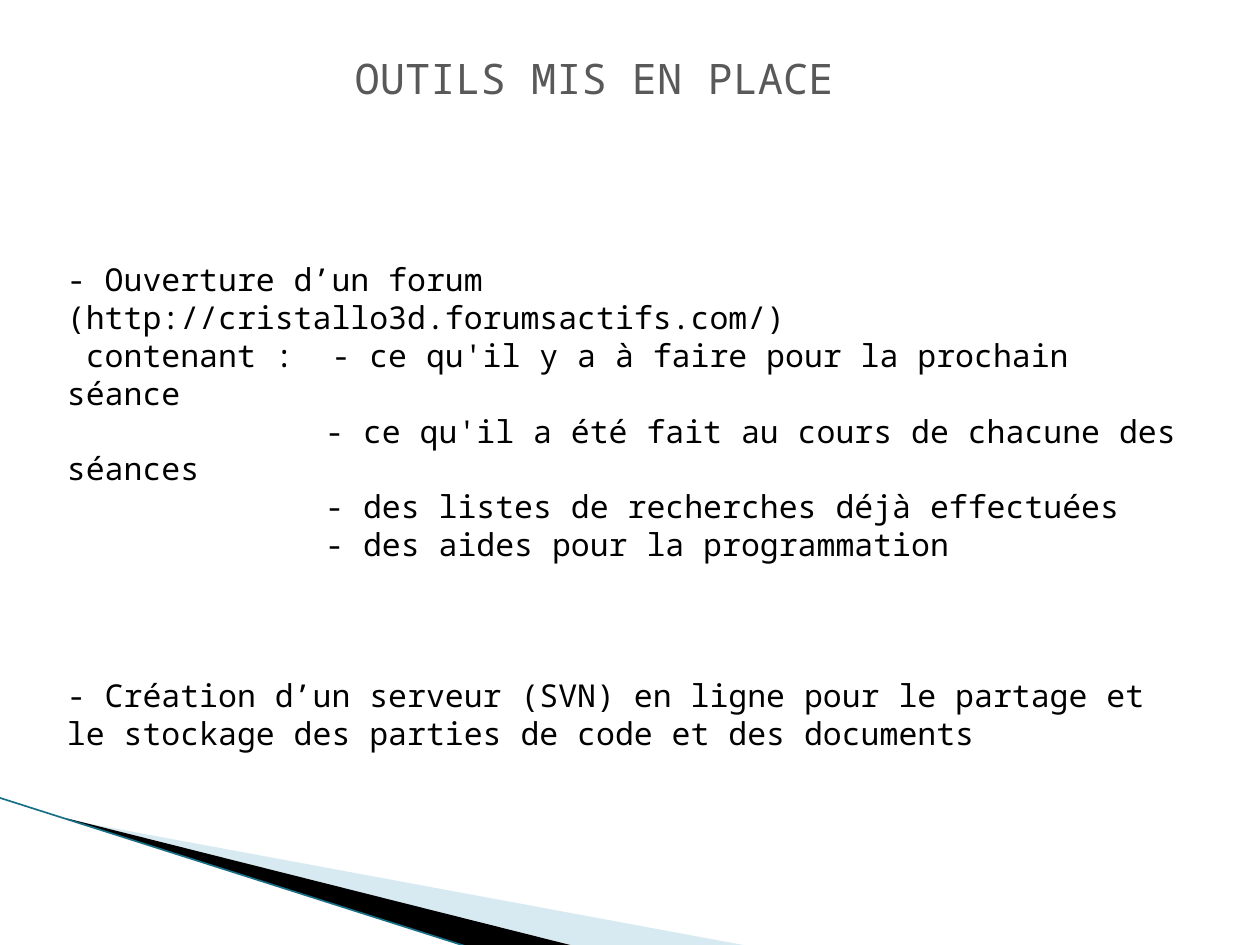
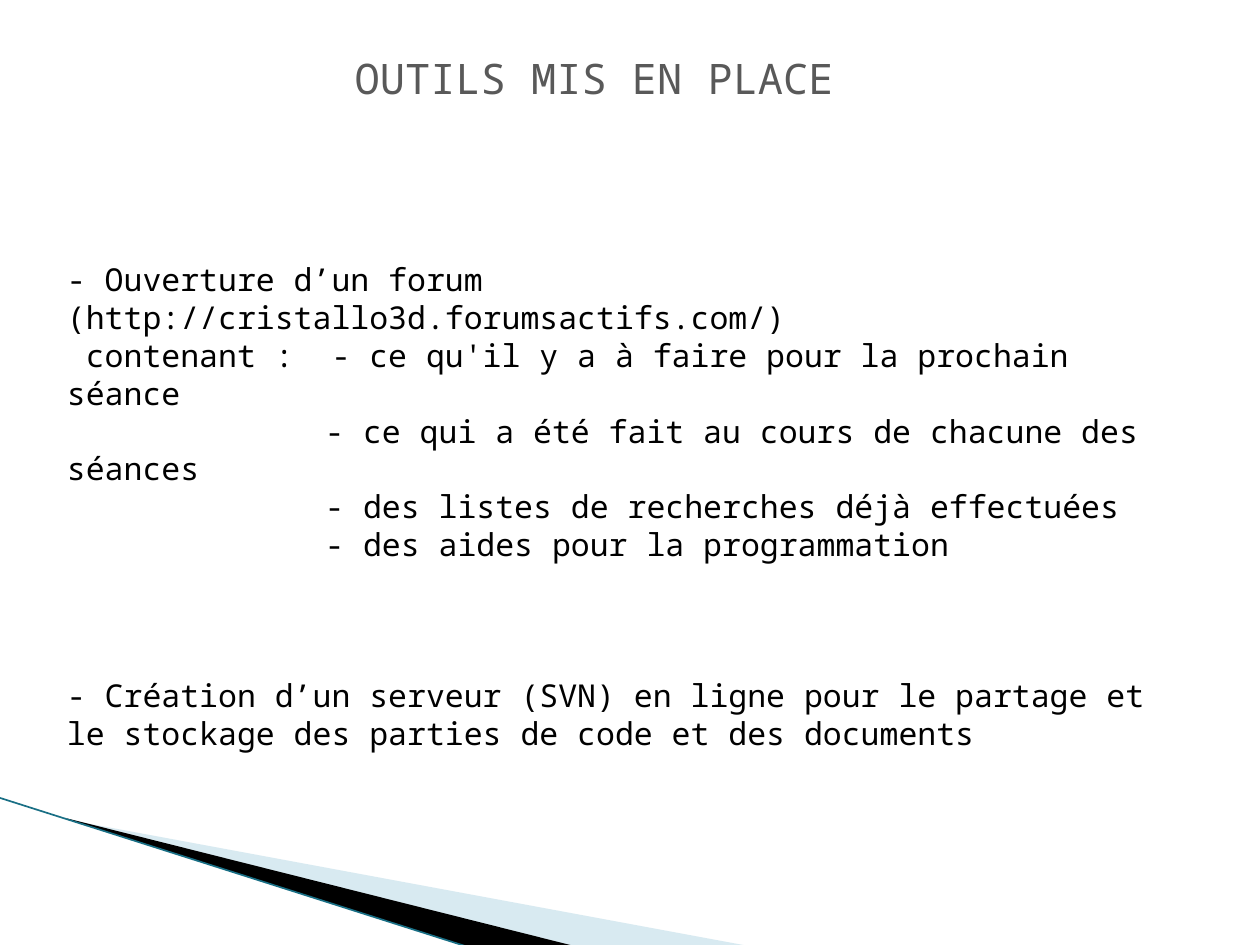
Before and after one commit to klnkg/cristallo3d, a slide deck: slide 9 of Preparation rencontre respo gestion/Powerpoint final/ANIMATION 3D EN CRISTALLOGRAPHIE.pptx (slide 7 before the commit). Drawn at 1260x945 pixels with LibreOffice and Linux fonts; fonts in the diff are those of the drawing; background and template pictures are left out. Boxes give left, top, right and bottom in pixels: in the first picture for what was removed or moved away, otherwise in the second. Text is boxed around its words. In the diff, an @@ line names an element or a change of style, - is before the commit and + after.

```diff
--- a/Preparation rencontre respo gestion/Powerpoint final/ANIMATION 3D EN CRISTALLOGRAPHIE.pptx
+++ b/Preparation rencontre respo gestion/Powerpoint final/ANIMATION 3D EN CRISTALLOGRAPHIE.pptx
@@ text at <box>67,419,1138,481</box>: text changed @@
-- ce qu'il a été fait au cours de chacune des séances
+- ce qui a été fait au cours de chacune des séances
```
Also in this commit, not shown: 1 other slide changed, 5 slides added.
